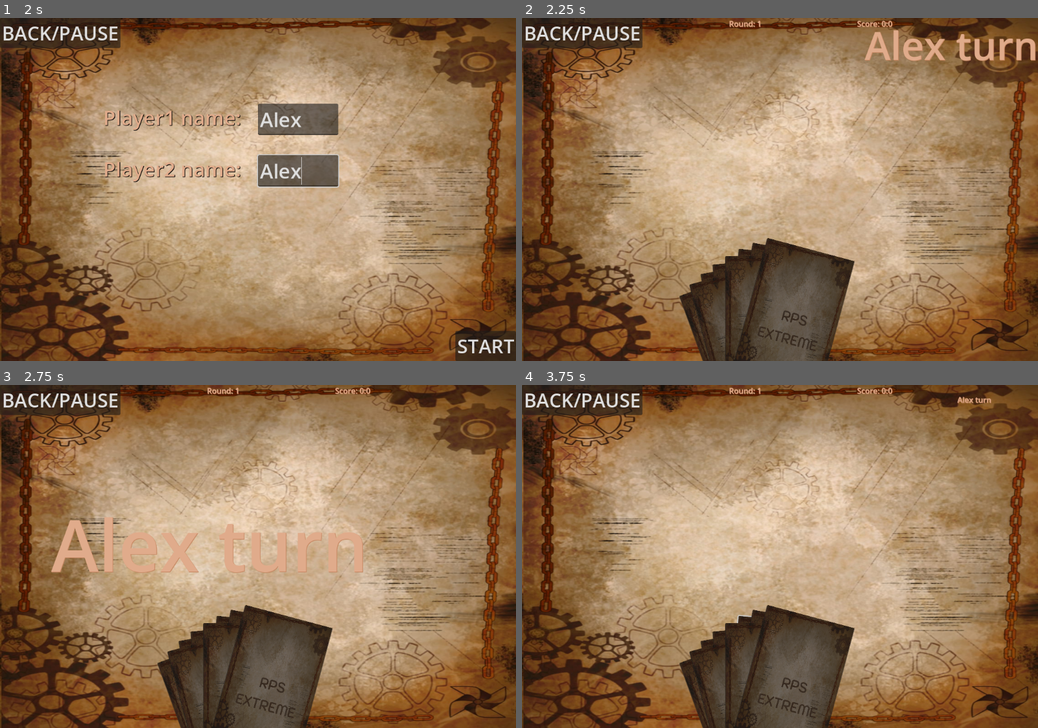
Above: before the commit, frames 1-4 (two rows, left to right).
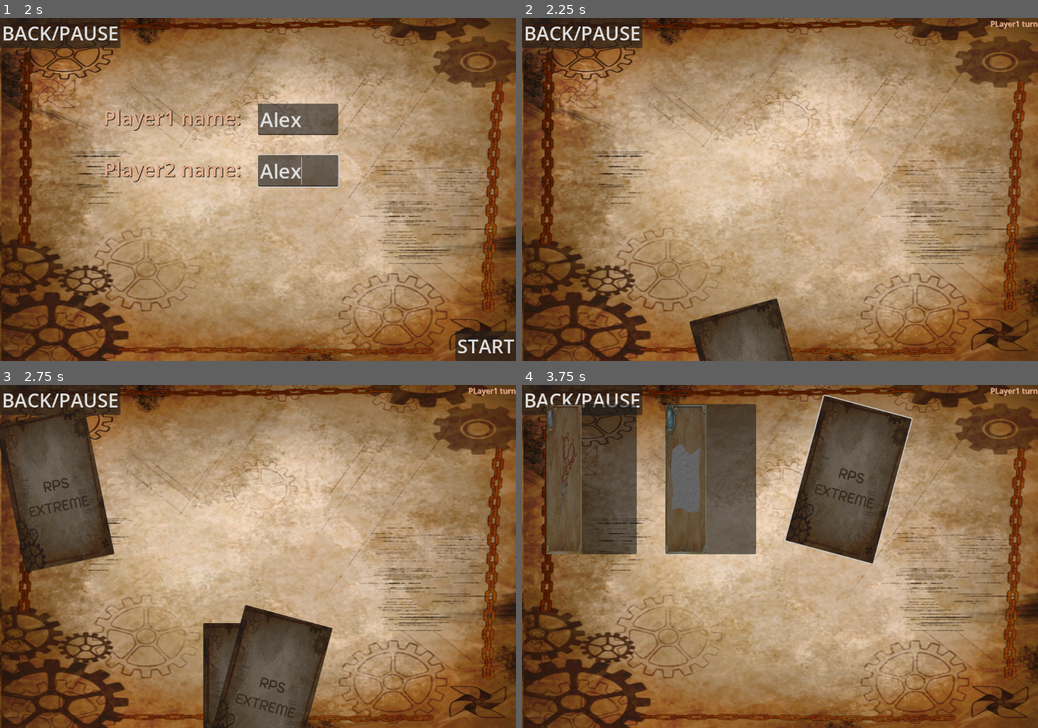
Above: after the commit, the same moments.

Repository: smkillerz777-star/RPS-Extreme
Game: Godot game, scene res://main_menu.tscn
Two runs of this game, one before a commit and one after it. Both use one fixed random seed, a clock stepped at 60 frames per second and the inputs below.
Inputs (mouse positions are in pixels of both pictures, inside the frame that each line leads up to):
- Up to frame 1 (2 s): click "PLAY" at 0.5 s; click (299, 120) at 1.27 s; type "Alex" at 1.35 s; click (299, 172) at 1.5 s; type "Alex" at 1.58 s
- Up to frame 2 (2.25 s): click "START" at 2 s
- Up to frame 3 (2.75 s): no input
- Up to frame 4 (3.75 s): tap Enter at 2.75 s; move the mouse to (893, 539) at 2.77 s; hold Right 2.78-3.53 s; tap Alt at 2.85 s; click (893, 539) at 2.92 s; move the mouse to (676, 573) at 3.52 s; hold Down from 3.53 s (still down); tap Shift at 3.6 s

Frame 1 is identical in both runs. In frame 2, 9.1% of the frame differs, in the area x 30-100%, y 0-100%; in frame 3, 10%; in frame 4, 33%, in the area x 4-100%, y 0-100%.

Commit message:
added animation and logic for modifier cards selection
now when players click the start button instead of game being immediately started player sees the modifier selection option

Diff:
--- a/rps-extreme/main_game.gd
+++ b/rps-extreme/main_game.gd
@@ -237,26 +237,27 @@
 	game_ended = true
 func game_start():
 	game_started = true
+	$Label2.visible = true
+	$Label3.visible = true
+	for i in range(3,11):
+		get_child(i).visible = true
+	label_animation(global.player1+" turn",0.5)
+	selection_start()
+
+func _on_start_pressed() -> void:
+	if($input1.text=="" or $input2.text==""):
+		return
+	global.player1 = $input1.text
+	global.player2 = $input2.text
 	$start.visible = false
 	$input1.visible = false
 	$input2.visible = false
 	$player1.visible = false
 	$player2.visible = false
-	$Label2.visible = true
-	$Label3.visible = true
-	for i in range(3,11):
-		get_child(i).visible = true
 	tween = create_tween()
-	label_animation(global.player1+" turn",0.5)
+	current_cards = $modifiers.get_children()
+	cards_show()
 	selection_start()
-
-func _on_start_pressed() -> void:
-	if($input1.text=="" or $input2.text==""):
-		return
-	modifier_selection_start()
-	global.player1 = $input1.text
-	global.player2 = $input2.text
-	game_start()
 
 func  card_enable():
 	for i in current_cards.size():
@@ -327,14 +328,43 @@
 	card.name = card_name
 	add_child(card)
 
-func modifier_selection_start():
+func cards_show():
 	var i = 0
-	for card in $modifiers.get_children():
+	for card in current_cards:
 		card.visible = true
-		card.position = Vector2(615,815)
-		card.rotation = (-15 + i*15)/180.0*PI
-		i+=1
-
+		card.position = Vector2(615,1015)
+		card.rotation = -15/180.0*PI
+		i+=1
+	i = 0
+	for card in current_cards:
+		if(i==0):
+			tween.tween_property(card,"position",Vector2(615,815),0.3)
+		else:
+			tween.parallel().tween_property(card,"position",Vector2(615,815),0.3)
+		i+=1
+	i=0
+	for card in current_cards:
+		if(i==0):
+			tween.tween_property(card,"rotation",-15/180.0*PI,0)
+		else:
+			tween.parallel().tween_property(card,"rotation",(-15 + i*15)/180.0*PI,0.1*i)
+		i+=1
+
+func cards_hide():
+	var i =0
+	for card in current_cards:
+		if(i==0):
+			tween.tween_property(card,"rotation",0,0)
+		else:
+			tween.parallel().tween_property(card,"rotation",0,0.1*i)
+		i+=1
+	i=0
+	for card in current_cards:
+		if(i==0):
+			tween.tween_property(card,"position",Vector2(615,1015),0.3)
+		else:
+			tween.parallel().tween_property(card,"position",Vector2(615,1015),0.3)
+		i+=1
 
 func _on_lock_pressed() -> void:
 	pass # Replace with function body.
